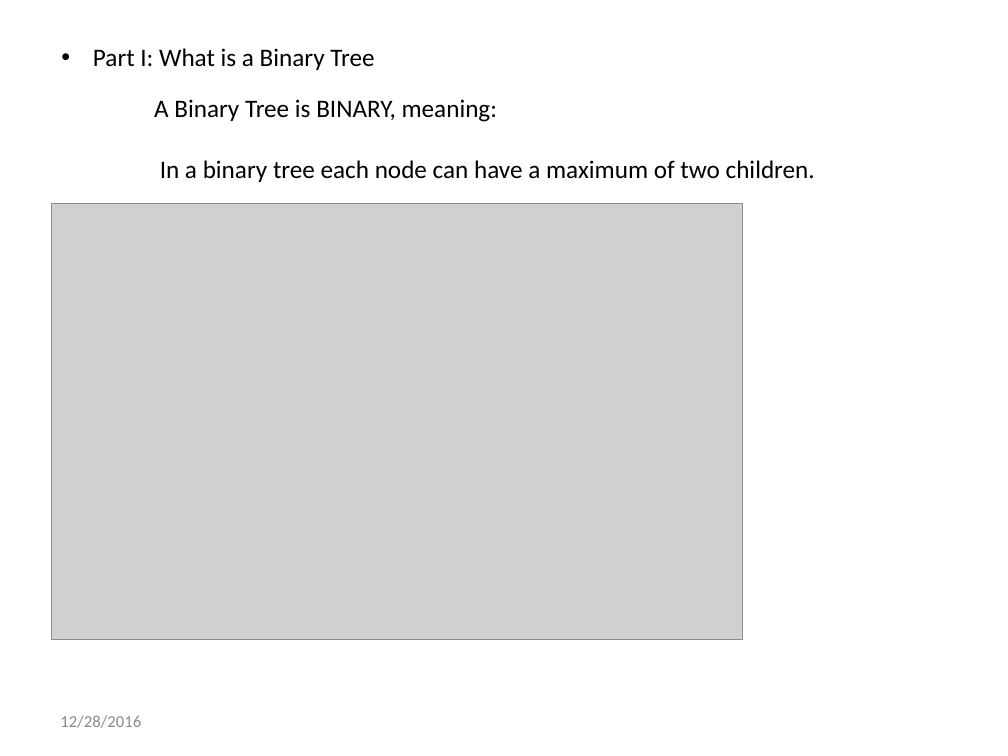
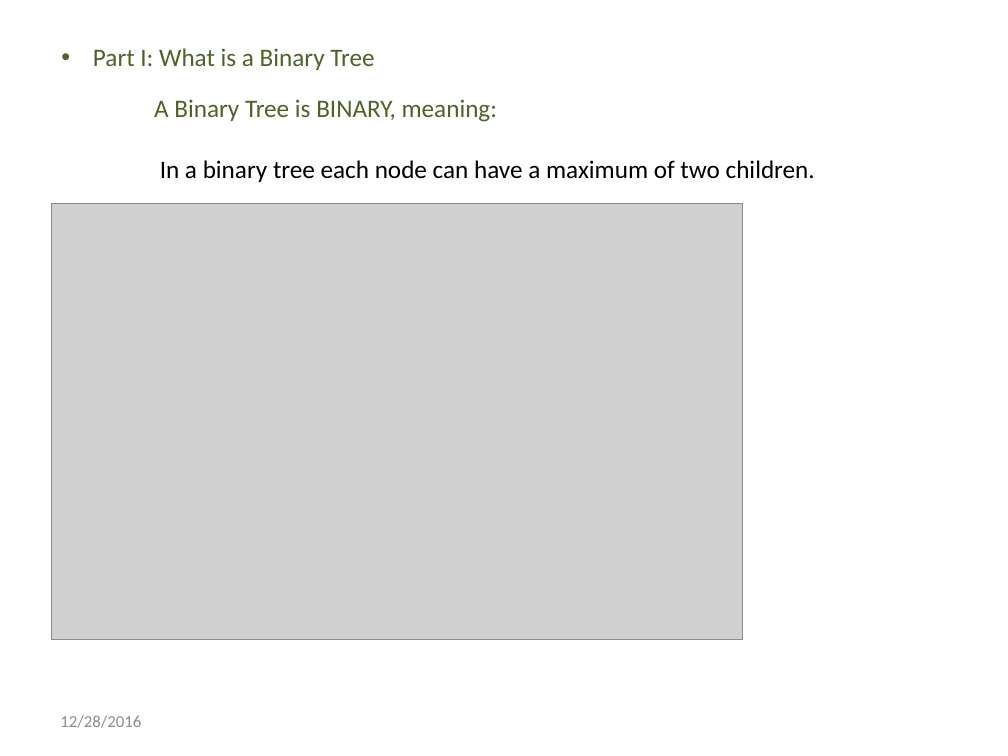
Before and after one commit to renee2016/wilfrid, a slide deck: slide 13 of resource/Introduction to Binary Tree.pptx. Drawn at 1008x756 pixels with LibreOffice and Linux fonts; fonts in the diff are those of the drawing; grey boxes stand for pictures. Boxes give left, top, right and bottom in pixels: in the first picture for what was removed or moved away, otherwise in the second. Text is boxed around its words. In the diff, an @@ line names an element or a change of style, - is before the commit and + after.

Commit message:
add more sildes Part II to PPT

```diff
--- a/resource/Introduction to Binary Tree.pptx
+++ b/resource/Introduction to Binary Tree.pptx
@@ text "Part I: What is a ..." at (93,48,374,70): text colour #000000 to #4F6228 @@
@@ text at (154,99,497,122): text colour #000000 to #4F6228 in "A Binary Tree is BINARY, meaning:" @@
```
Also in this commit, not shown: 9 other slides changed, 6 slides added, 1 other file.
